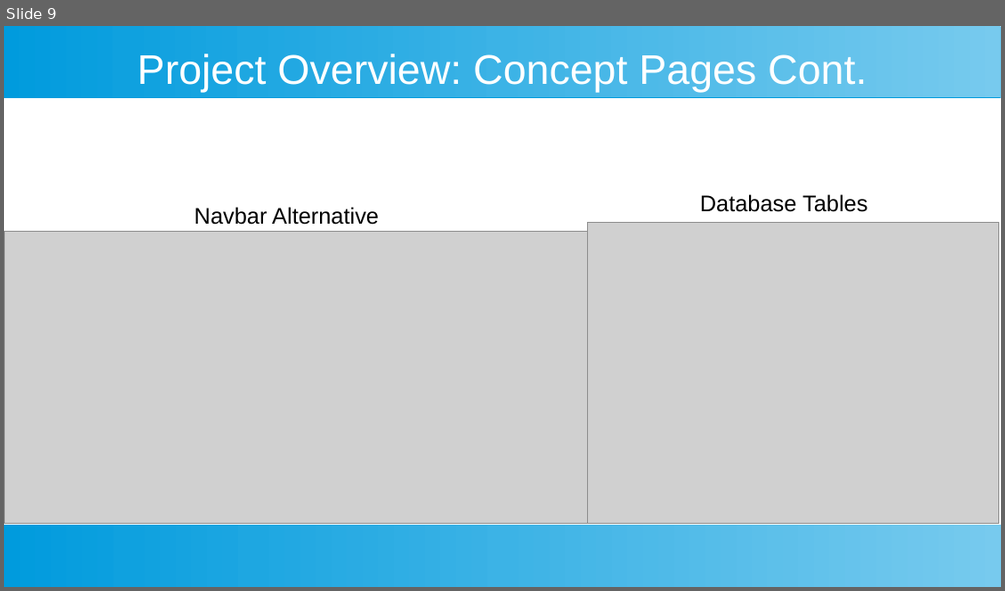
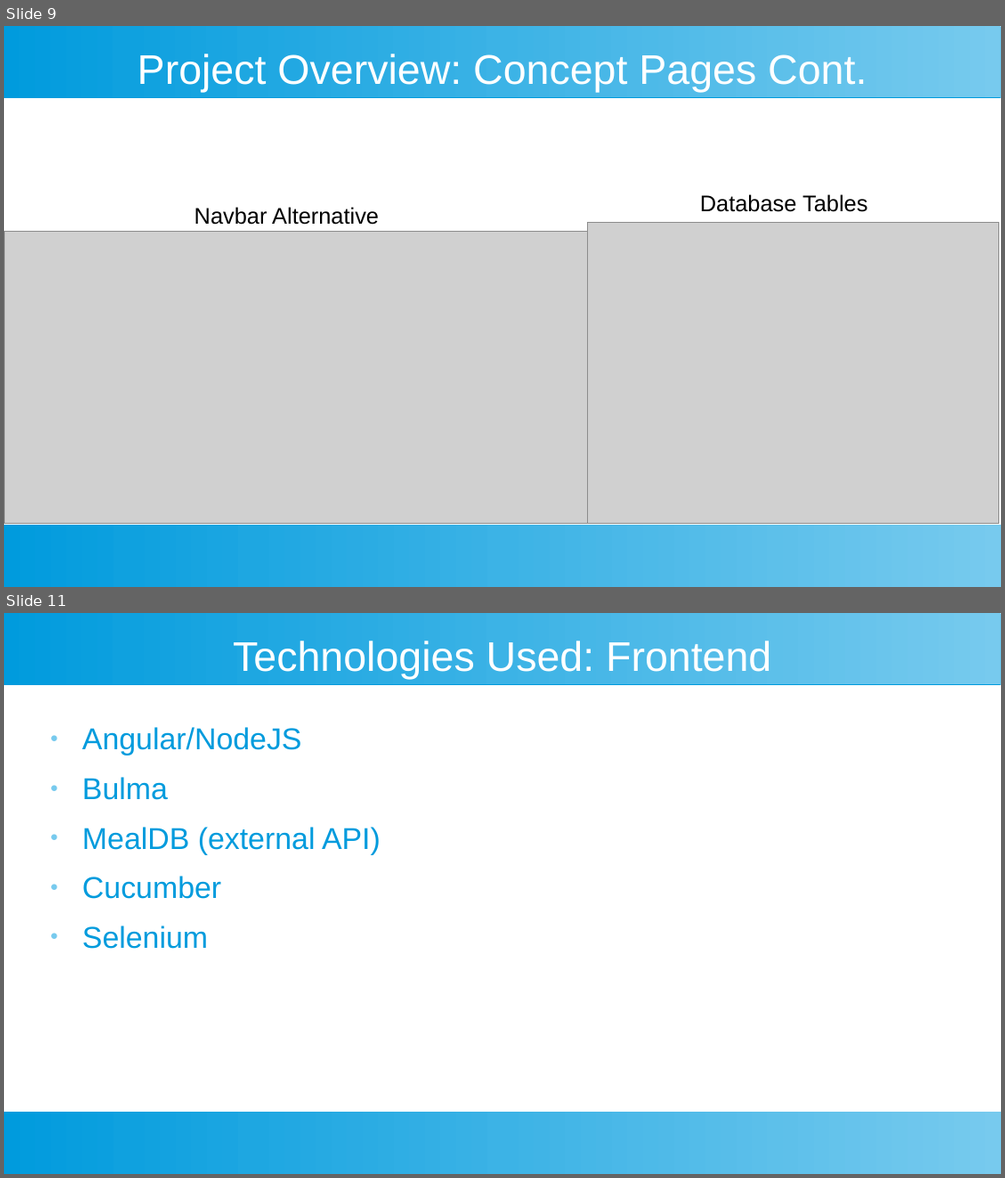
Before and after one commit to cookbook-com/cookbook, a slide deck: Presentation.odp. Shown one above the other, each under a label of ours: slide 9 before the commit, slides 9 and 11 after it; the slides between them are not shown. The pictures are 1005x591 and 1005x1178 pixels, drawn with LibreOffice and Linux fonts; fonts in the diff are those of the drawing; grey boxes stand for pictures. Boxes give left, top, right and bottom in pixels: in the first picture for what was removed or moved away, otherwise in the second. Text is boxed around its words. In the diff, an @@ line names an element or a change of style, - is before the commit and + after.

```diff
--- a/Presentation.odp
+++ b/Presentation.odp
@@ slide 11 added at box(4, 613, 1001, 1174), background #FFFFFF; not listed: 2 template elements that a slide beside it also shows @@
@@ title added at box(233, 641, 771, 679), 33 pt, text #FFFFFF @@
+Technologies Used: Frontend
@@ text added at box(82, 727, 380, 949), 24 pt, text #009BDD @@
+● Angular/NodeJS
+● Bulma
+● MealDB (external API)
+● Cucumber
+● Selenium
```
Also in this commit, not shown: 8 other slides added, 2 other files.
